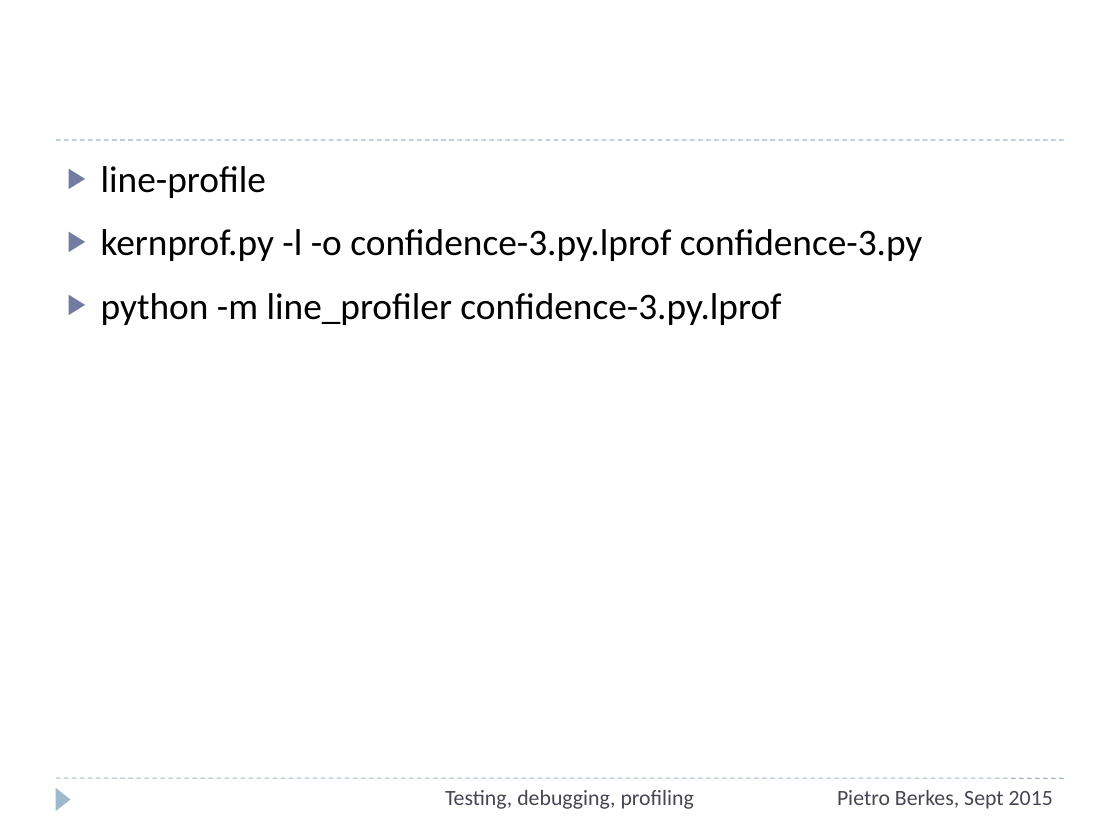
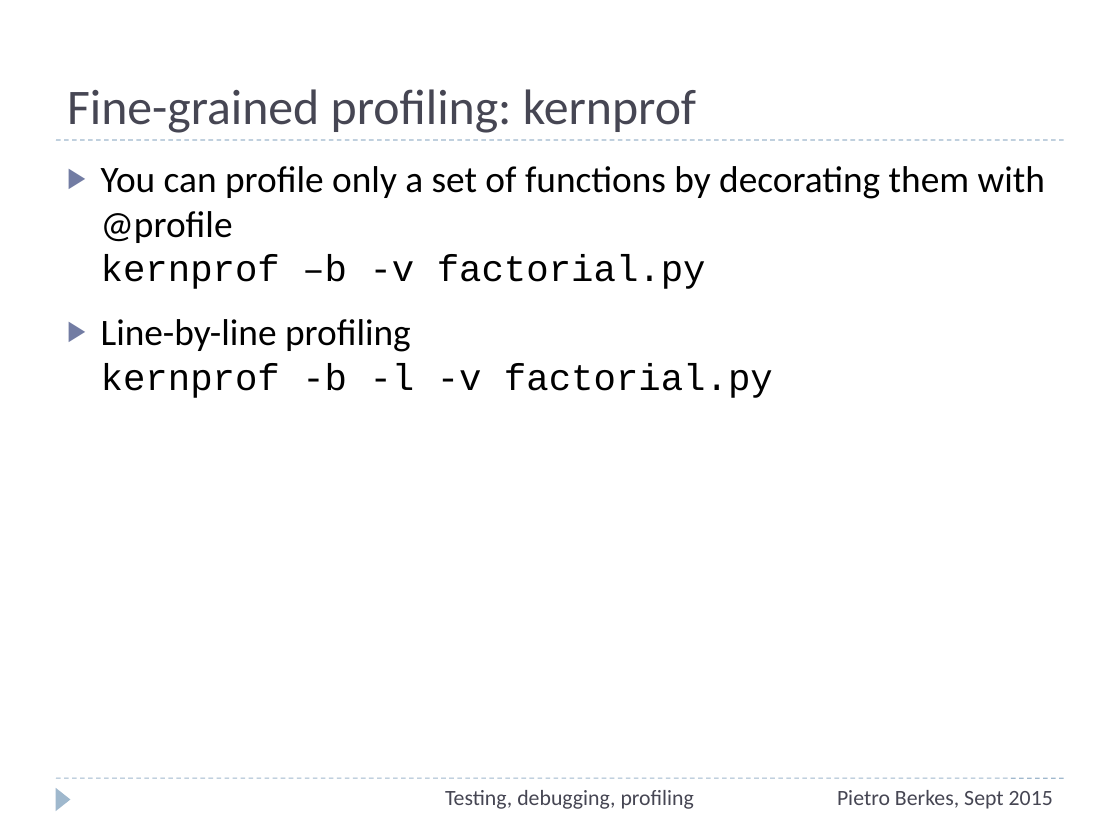
Before and after one commit to ASPP/testing_debugging_profiling, a slide deck: slide 74 of testing-debugging-profiling.pptx. Drawn at 1120x840 pixels with LibreOffice and Linux fonts; fonts in the diff are those of the drawing. Boxes give left, top, right and bottom in pixels: in the first picture for what was removed or moved away, otherwise in the second. Text is boxed around its words. In the diff, an @@ line names an element or a change of style, - is before the commit and + after.

Commit message:
Revise profiling section

```diff
--- a/testing-debugging-profiling.pptx
+++ b/testing-debugging-profiling.pptx
@@ title added at bbox=[67, 89, 696, 133], 32 pt, text #464653 @@
+Fine-grained profiling: kernprof
@@ text at bbox=[101, 166, 1045, 398]: text changed @@
-▶ line-profile
-▶ kernprof.py -l -o confidence-3.py.lprof confidence-3.py
-▶ python -m line_profiler confidence-3.py.lprof
+▶ You can profile only a set of functions by decorating them with @profile
+  kernprof –b -v factorial.py
+▶ Line-by-line profiling
+  kernprof -b -l -v factorial.py
```
Also in this commit, not shown: 9 other slides changed, 1 slide added, 1 slide removed.
